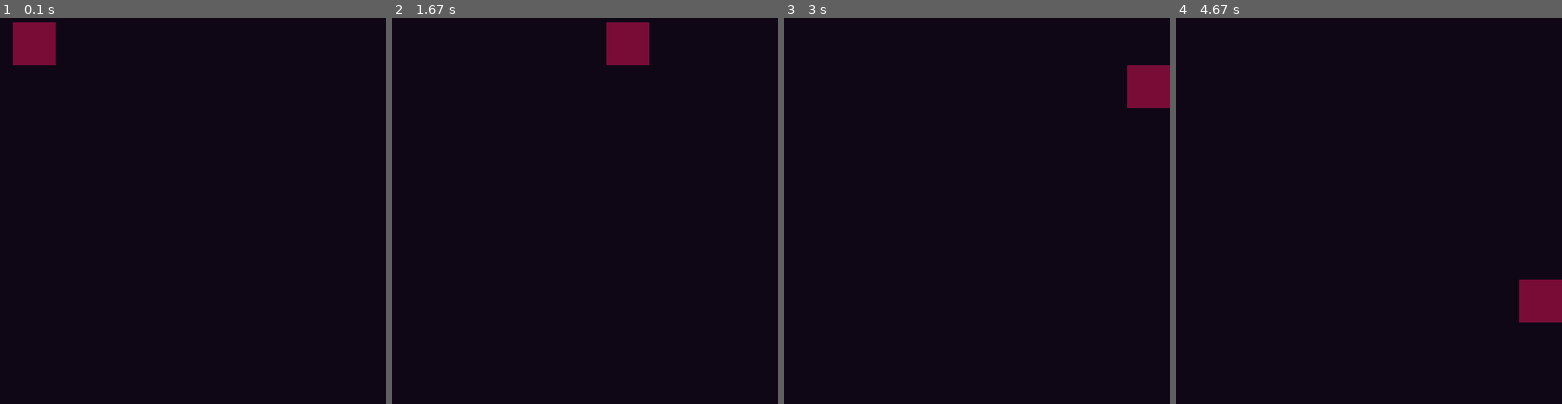
Above: before the commit, frames 1-4 (left to right).
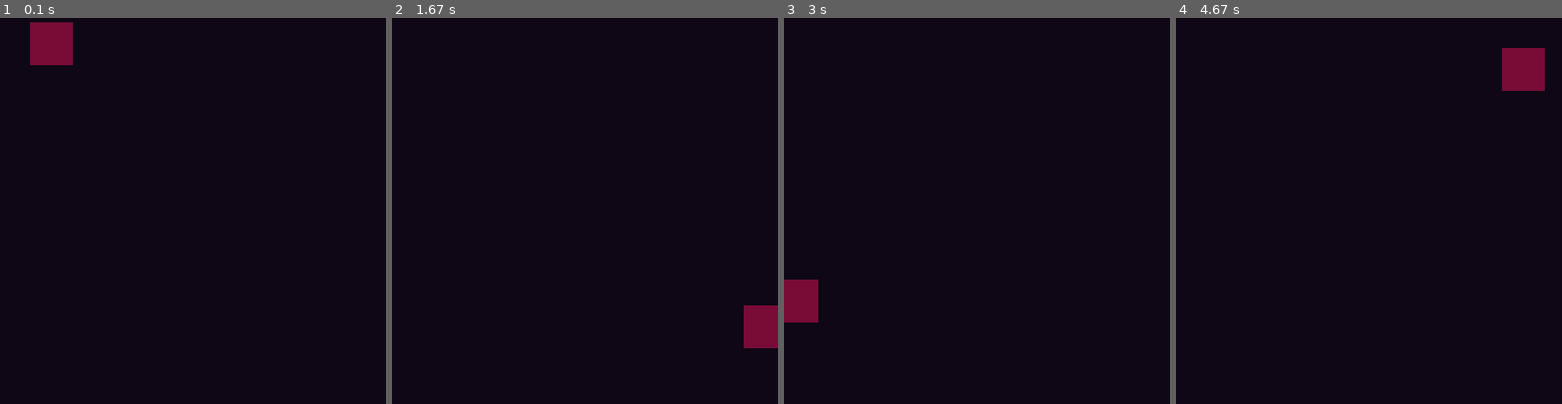
Above: after the commit, the same moments.

Repository: portfolio-AB/pygame
Game: pygame game, started from spiral.py
Same seed, same stepped clock (60 frames per second), same inputs: the game is played once before the commit and once after it.
Inputs:
- Up to frame 1 (0.1 s): no input
- Up to frame 2 (1.67 s): no input
- Up to frame 3 (3 s): no input
- Up to frame 4 (4.67 s): no input

The runs differ from the first frame. In frame 1, 1.0% of the frame differs, in the area x 3-19%, y 1-13%; in frame 2, 2.2%; in frame 3, 2.2%; in frame 4, 2.5%, in the area x 84-100%, y 7-79%.

Commit message:
mini change

Diff:
--- a/spiral.py
+++ b/spiral.py
@@ -14,7 +14,7 @@
         self.down = False
         self.left = False
         self.right = True
-        self.speed = 5
+        self.speed = 15
         self.border_change = 30
         self.top_border = 0
         self.bottom_border = HEIGHT
